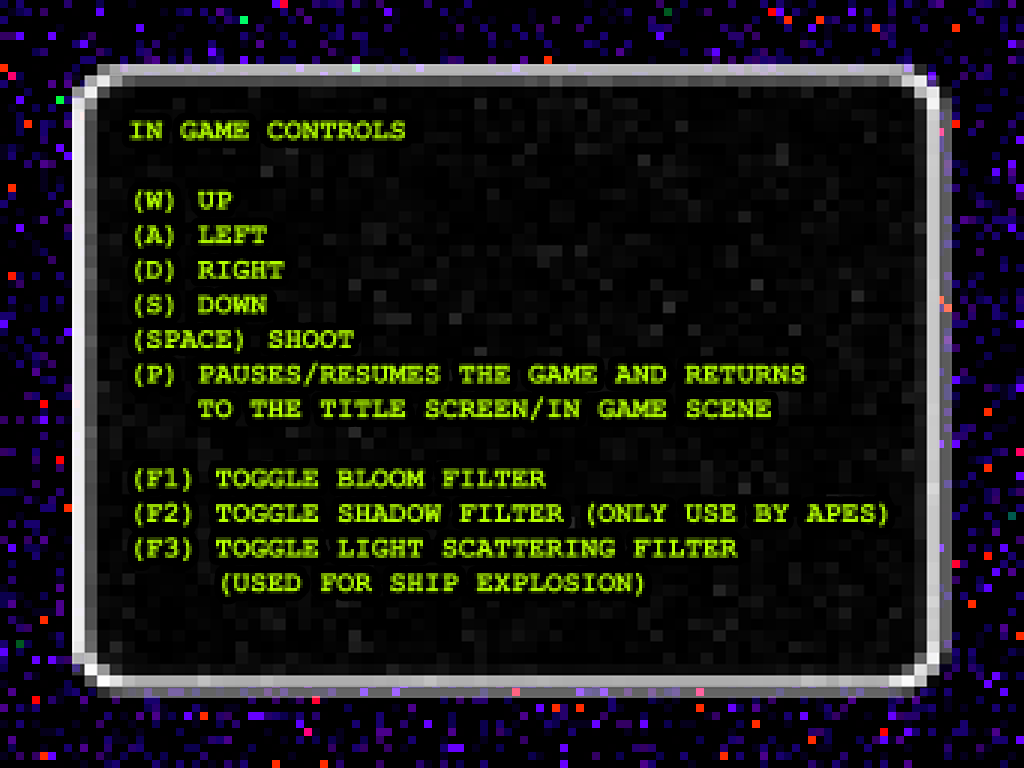
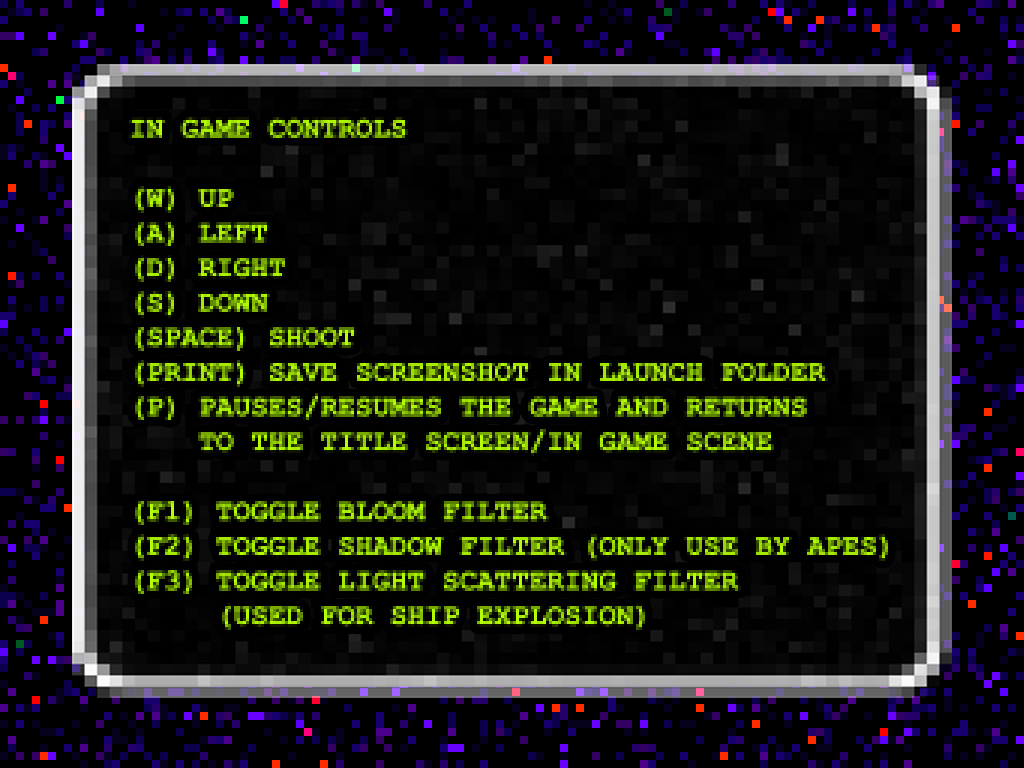
Before/after of a 1024x768 layered artwork. What changed in the layer stack:
renamed "Menu copy 2" to "Menu copy 3", painted on it over [129, 117, 888, 630]
